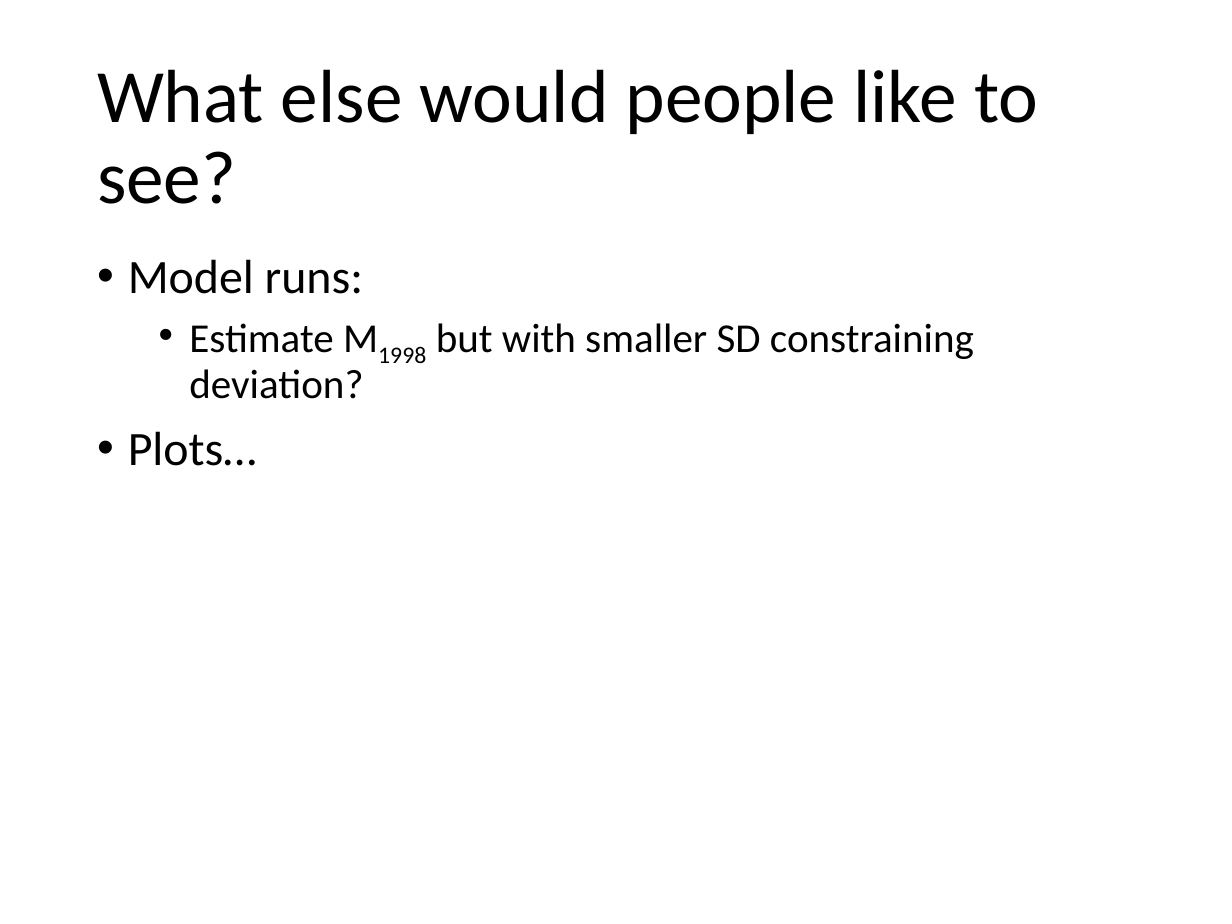
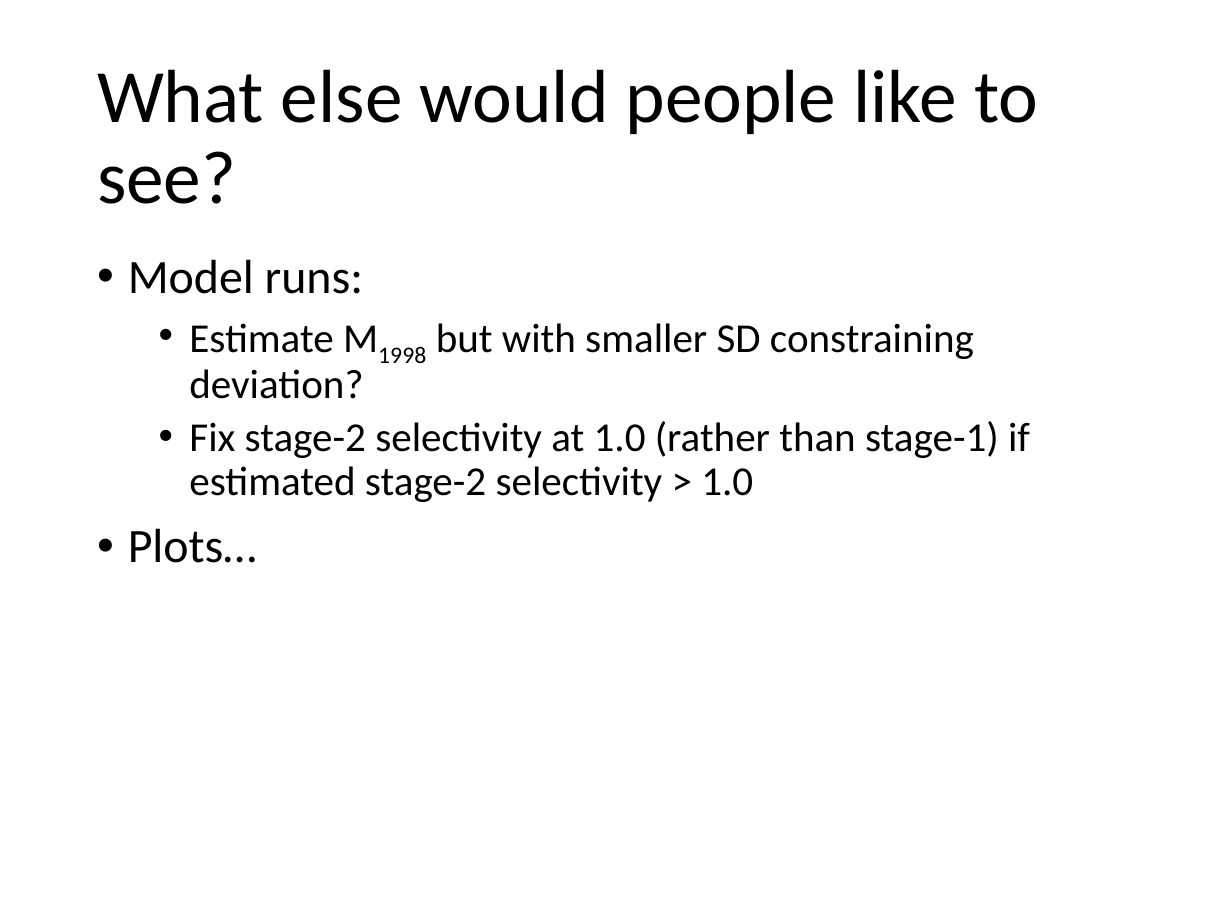
Before and after one commit to seacode/gmacs, a slide deck: slide 15 of docs/smbkc/smbkc.pptx. Drawn at 1232x924 pixels with LibreOffice and Linux fonts; fonts in the diff are those of the drawing. Boxes give left, top, right and bottom in pixels: in the first picture for what was removed or moved away, otherwise in the second. Text is boxed around its words. In the diff, an @@ line names an element or a change of style, - is before the commit and + after.

```diff
--- a/docs/smbkc/smbkc.pptx
+++ b/docs/smbkc/smbkc.pptx
@@ text at (189,421,1030,502): paragraph added @@
+  • Fix stage-2 selectivity at 1.0 (rather than stage-1) if estimated stage-2 selectivity > 1.0
```
Also in this commit, not shown: 1 other slide changed, 18 slides removed, 5 other files.
